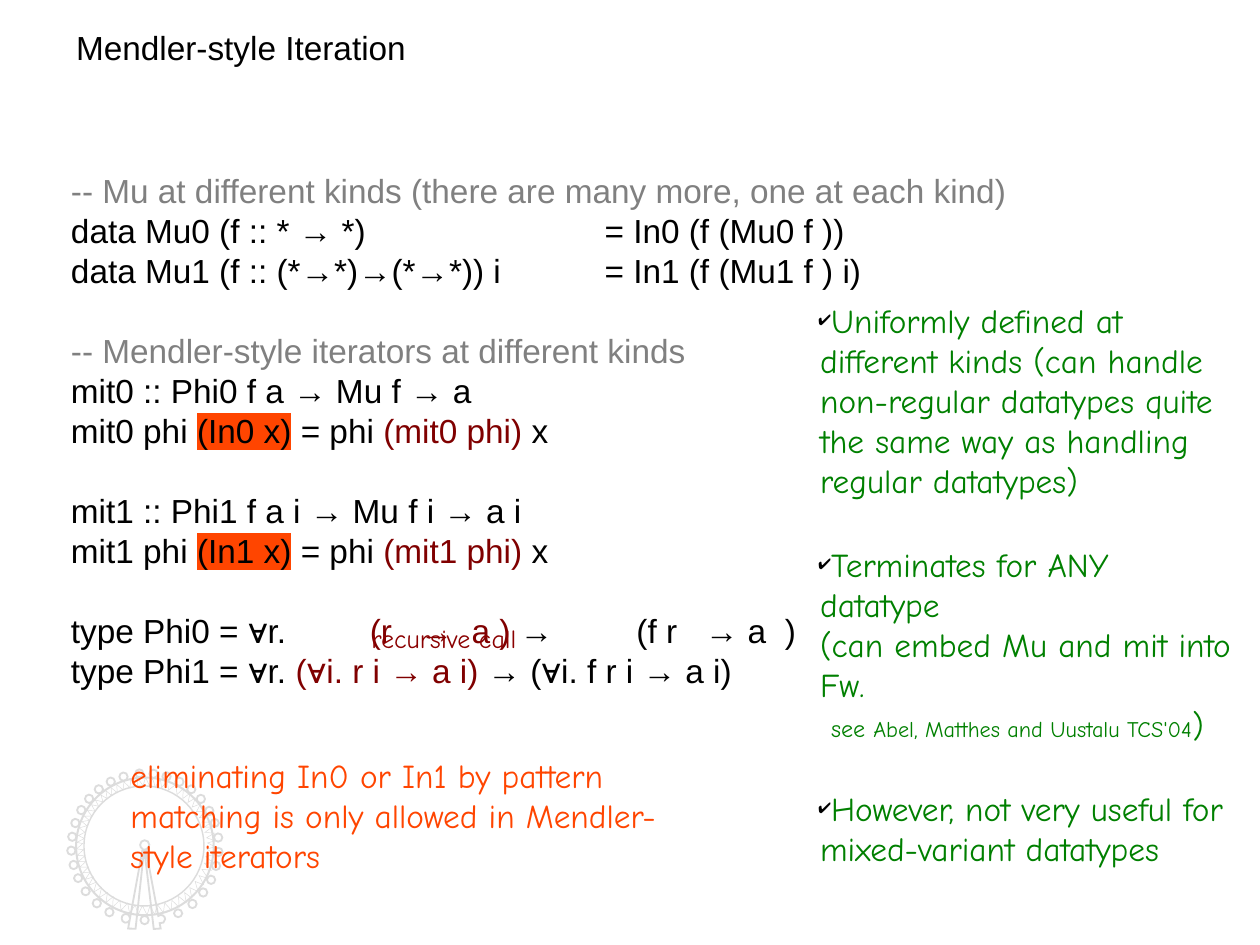
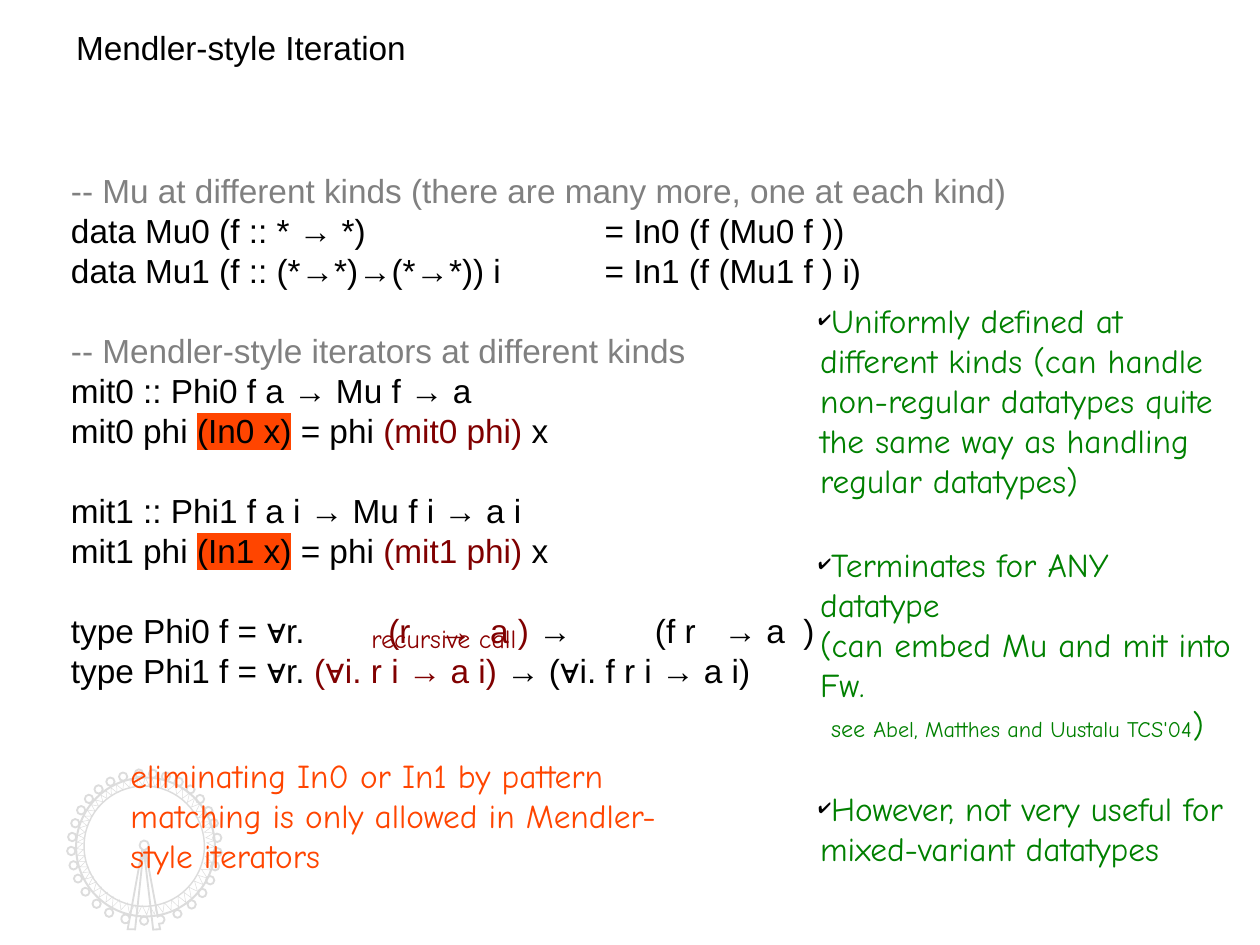
Before and after one commit to kyagrd/nax, a slide deck: slide 7 of trunk/draft/TYPES13/ppt/myslide.odp. Drawn at 1260x945 pixels with LibreOffice and Linux fonts; fonts in the diff are those of the drawing. Boxes give left, top, right and bottom in pixels: in the first picture for what was removed or moved away, otherwise in the second. Text is boxed around its words. In the diff, an @@ line names an element or a change of style, - is before the commit and + after.

```diff
--- a/trunk/draft/TYPES13/ppt/myslide.odp
+++ b/trunk/draft/TYPES13/ppt/myslide.odp
@@ text at (x1=71, y1=619, x2=785, y2=689): text changed @@
-type Phi0 = ∀r. (r → a ) → (f r → a )
-type Phi1 = ∀r. (∀i. r i → a i) → (∀i. f r i → a i)
+type Phi0 f = ∀r. (r → a ) → (f r → a )
+type Phi1 f = ∀r. (∀i. r i → a i) → (∀i. f r i → a i)
@@ outline redrawn in 3 elements at (x1=67, y1=770, x2=222, y2=930), (x1=76, y1=778, x2=214, y2=916), (x1=76, y1=778, x2=215, y2=917) @@
```
Also in this commit, not shown: 16 other slides changed, 4 slides added.
